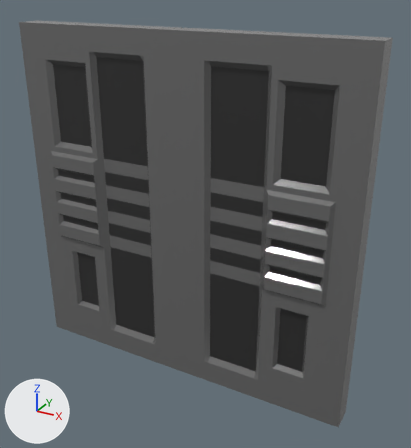
The FBX model Assets/Assets/Foundation/Walls/Normal Walls/Wall 4.fbx as it was, and as the next commit left it.
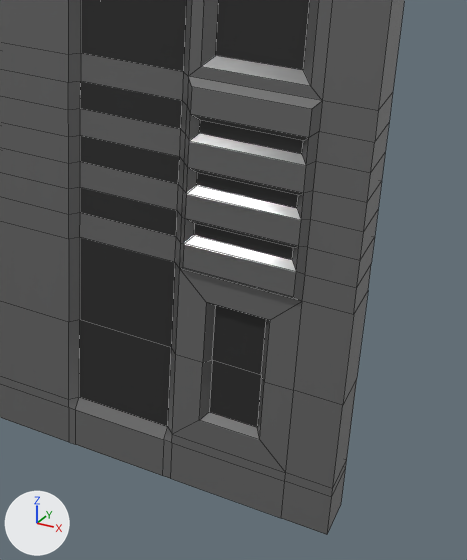
Each version is shown whole from a camera (50 mm lens) standing at (5.44, -61.84, 4.49) and looking at (2.64, -56.75, 1.94), then close up on the part from 41% to 100% of the width and 34% to 98% of the height. The axes (+X, +Y, +Z) are drawn at lower left. The lights are the same throughout. The close-ups show mesh edges as thin lines. Where no turn or scale is listed for an object, it has been applied to the vertices.

Objects in the first close-up: 'Wall 4.009'.
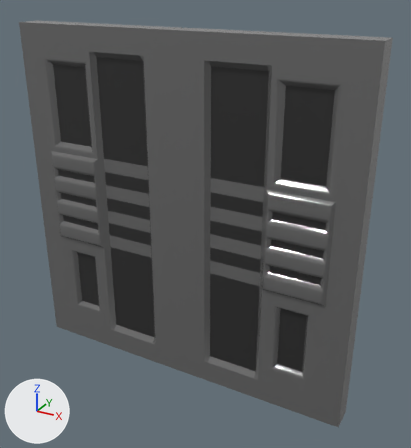
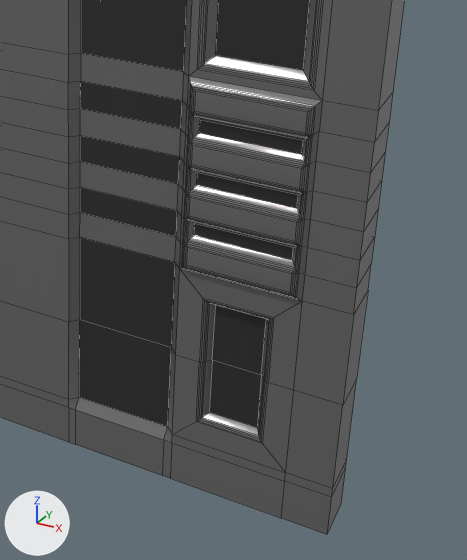
Where the newer file only moved an object's origin or applied its transform, the numbers keep the older frame.

Where the change shows, as pixel boxes (x1, y1, x2, y2) in the close-ups (467 x 560 px):
part 1 of me_cube_169, built on: before (180, 0, 332, 301); after (172, 0, 332, 473)

The change, as a list of edits to the scene's bpy script:
```text
Change me_cube_169:
    used by ob_wall_4_009; location = (2.397, -56.972, 0.0)
    remove me_cube_169.from_pydata(...)  # 456 vertices, 454 faces; spans x -2.0..2.0, y -0.04..0.27, z 0.0..4.0
    add me_cube_169.from_pydata(...)  # 1000 vertices, 998 faces; spans x -2.0..2.0, y -0.04..0.27, z 0.0..4.0
    me_cube_169 part 1: 5 vertices moved within x 1.08..1.69, y -0.04, z 1.63..2.38; 7 vertices removed from x 1.08..1.69, y -0.04..0.0, z 1.63..2.63; 279 vertices added at x 1.06..1.71, y -0.04..0.02, z 0.47..3.64
```
